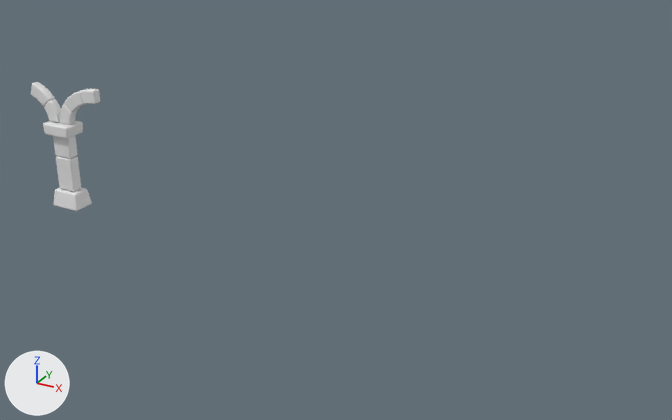
A saved change to the FBX model Assets/Fbx/PillarB2.fbx.
Before and after are seen from a 50 mm lens placed at (0.97, -10.82, 6.41), pointed at (-5.12, 0.26, 0.87). Arrows for +X, +Y and +Z are at lower left; the lights stay in place. Vertices at the same position are counted once.

Script lines for the objects in view, before the commit:
```python
me_cube_116 = bpy.data.meshes.new('Cube.116')
me_cube_116.from_pydata(...)  # 605 vertices, 594 faces; spans x -0.59..0.84, y 0.0..2.18, z -0.2..0.2
ob_pillarb2 = bpy.data.objects.new('PillarB2', me_cube_116)
ob_pillarb2.location = (-10.18, 0.0, 0.0)
ob_pillarb2.rotation_euler = (1.571, 0.0, 0.0)  # degrees (90, 0, 0)
```
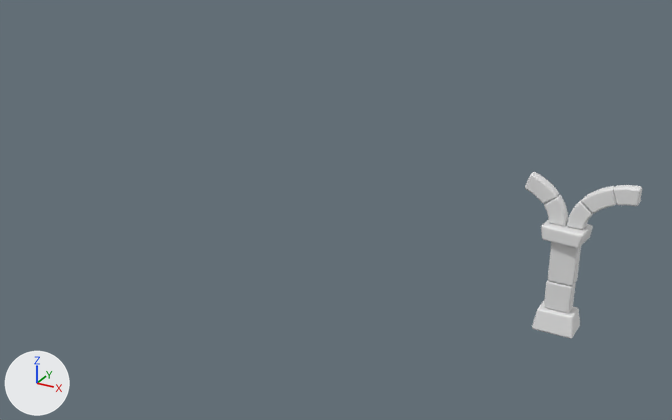
Location of each change, [x1, y1, x2, y2] in pixels of the pictures (672 x 420 px; the box of a moved part takes in the faces that stretch with it):
'PillarB2', reshaped, moved, turned: before [31, 82, 100, 211]; after [525, 172, 642, 339]
part 1 of me_cube_116, moved or reshaped: before [53, 188, 92, 211]; after [532, 301, 580, 339]
part 2 of me_cube_116, moved or reshaped: before [43, 121, 83, 139]; after [541, 220, 593, 248]
part 3 of me_cube_116, moved or reshaped: before [53, 136, 78, 159]; after [544, 280, 576, 313]
part 4 of me_cube_116, moved or reshaped: before [56, 156, 81, 192]; after [548, 242, 581, 286]
part 5 of me_cube_116, added: after [567, 186, 617, 230]
part 6 of me_cube_116, added: after [525, 172, 568, 226]
part 7 of me_cube_116, added: after [614, 185, 642, 206]
part 8 of me_cube_116, deleted: before [60, 89, 100, 125]
part 9 of me_cube_116, deleted: before [31, 82, 61, 123]

The change, as a list of edits to the scene's bpy script:
```text
Change me_cube_116:
    used by ob_pillarb2; location = (-10.18, 0.0, 0.0); rotation_euler = (1.571, 0.0, 0.0), in degrees (90, 0, 0)
    remove me_cube_116.from_pydata(...)  # 605 vertices, 594 faces; spans x -0.59..0.84, y 0.0..2.18, z -0.2..0.2
    add me_cube_116.from_pydata(...)  # 608 vertices, 594 faces; spans x -0.57..0.84, y -0.22..0.22, z 0.0..2.17
    me_cube_116 part 1: the loose piece of 56 vertices spanning x -0.28..0.28, y 0.0..0.3, z -0.2..0.2 is multiplied about the mesh origin by the matrix ((-1.0, 0.0, 0.0), (0.0, 0.0, 1.0), (0.0, 1.0, 0.0))
    me_cube_116 part 2: the loose piece of 56 vertices spanning x -0.28..0.28, y 1.3..1.5, z -0.2..0.2 is multiplied about the mesh origin by the matrix ((-0.995, 0.0, 0.099), (0.099, 0.0, 0.995), (0.0, 1.0, 0.0))
    me_cube_116 part 3: the loose piece of 56 vertices spanning x -0.18..0.17, y 0.9..1.3, z -0.1..0.1 is turned 90 degrees about the x axis through its middle, then moved by (0.0, -1.1, 0.5)
    me_cube_116 part 4: the loose piece of 56 vertices spanning x -0.18..0.17, y 0.3..0.9, z -0.1..0.1 is multiplied about its middle by the matrix ((-1.0, 0.0, 0.0), (0.0, 0.0, 1.0), (0.0, 1.0, 0.0)), then moved by (0.02, -0.6, 1.0)
    me_cube_116 part 5: a new loose piece of 158 vertices spanning x 0.01..0.58, y -0.08..0.07, z 1.5..2.11
    me_cube_116 part 6: a new loose piece of 158 vertices spanning x -0.57..0.0, y -0.08..0.07, z 1.5..2.11
    me_cube_116 part 7: a new loose piece of 68 vertices spanning x 0.52..0.84, y -0.08..0.07, z 1.92..2.17
    me_cube_116 part 8: the loose piece of 224 vertices spanning x 0.01..0.84, y 1.5..2.18, z -0.07..0.08 is deleted
    me_cube_116 part 9: the loose piece of 157 vertices spanning x -0.59..-0.02, y 1.5..2.12, z -0.07..0.08 is deleted
Change ob_pillarb2:
    ob_pillarb2.rotation_euler: (1.571, 0.0, 0.0) -> (0.0, 0.0, 0.0)  # degrees (90, 0, 0) -> degrees (0, 0, 0)
    ob_pillarb2.location: (-10.18, 0.0, 0.0) -> (-1.64, 0.0, 0.0)
```
